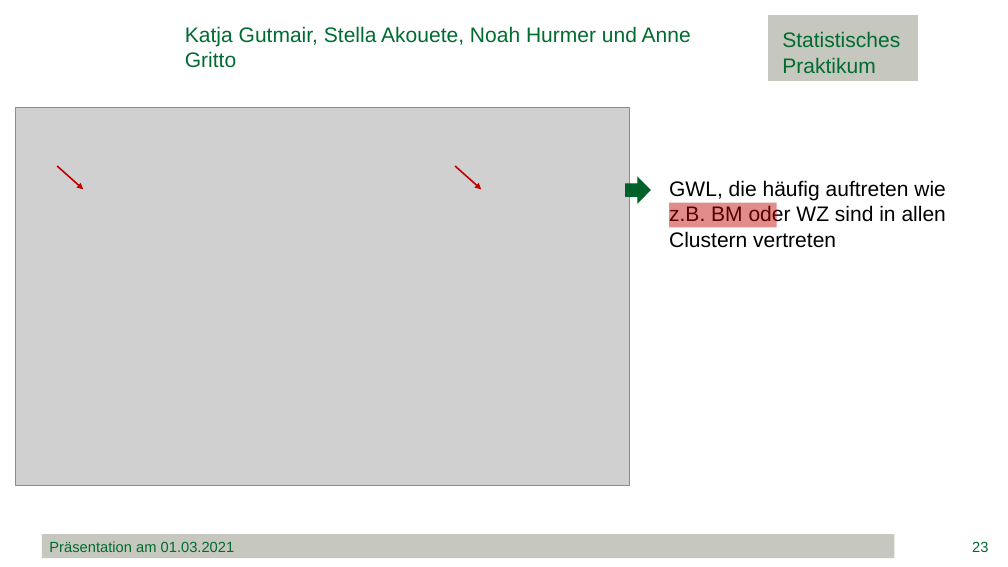
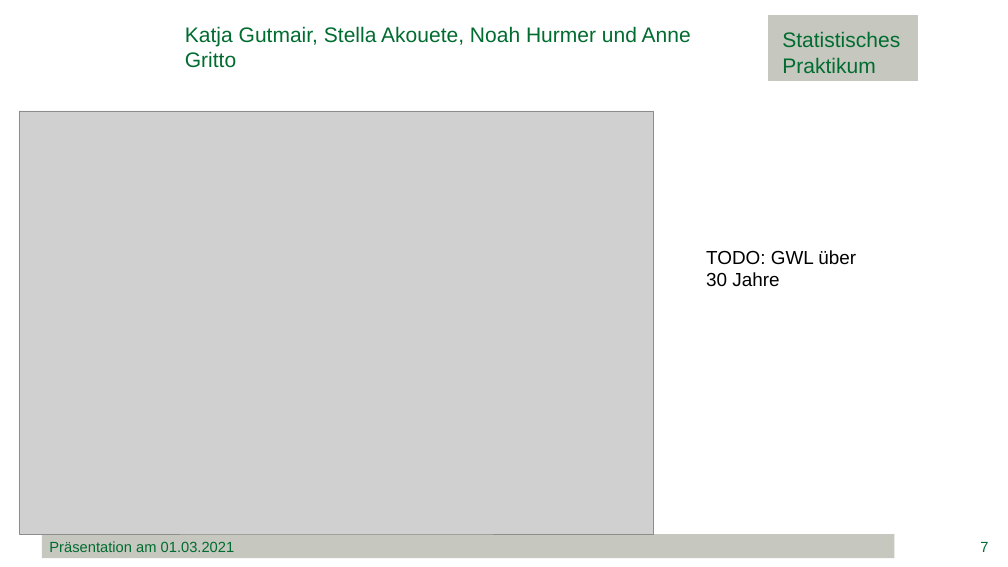
Before and after one commit to minimops/weatherFrog, a slide deck: slide 7 of documentation/ppt/Präsentation.pptx (slide 23 before the commit). Drawn at 1008x567 pixels with LibreOffice and Linux fonts; fonts in the diff are those of the drawing; grey boxes stand for pictures; background and template pictures are left out. Boxes give left, top, right and bottom in pixels: in the first picture for what was removed or moved away, otherwise in the second. Text is boxed around its words. In the diff, an @@ line names an element or a change of style, - is before the commit and + after.

```diff
--- a/documentation/ppt/Präsentation.pptx
+++ b/documentation/ppt/Präsentation.pptx
@@ picture resized from (x1=16, y1=108, x2=629, y2=486) to (x1=19, y1=111, x2=654, y2=535) @@
@@ arrow removed from (57, 166) to (83, 189) @@
@@ arrow removed from (455, 166) to (482, 189) @@
@@ right arrow removed at (x1=626, y1=178, x2=650, y2=203) @@
@@ text removed at (x1=669, y1=180, x2=946, y2=248) @@
-GWL, die häufig auftreten wie z.B. BM oder WZ sind in allen Clustern vertreten
@@ rectangle removed at (x1=669, y1=203, x2=777, y2=228) @@
@@ text added at (x1=706, y1=250, x2=856, y2=287), 18 pt, text #000000 @@
+TODO: GWL über 30 Jahre
@@ page number at (x1=980, y1=542, x2=988, y2=552): text changed @@
-23
+7
```
Also in this commit, not shown: 31 other slides changed, 9 slides added, 7 slides removed, 2 other files.
